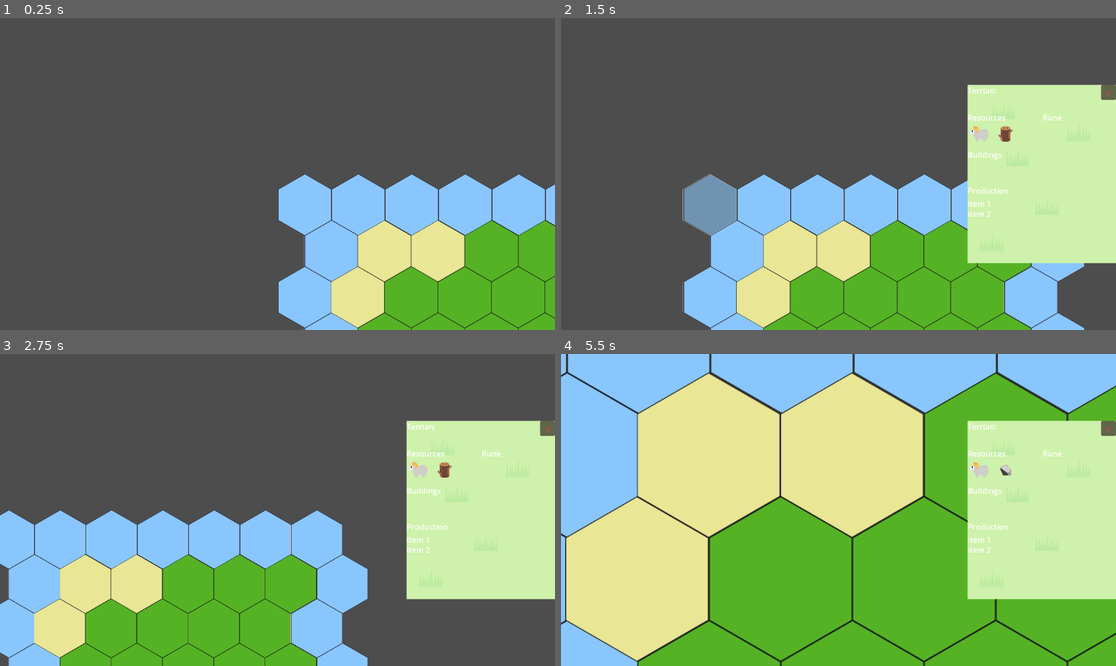
Above: before the commit, frames 1-4 (two rows, left to right).
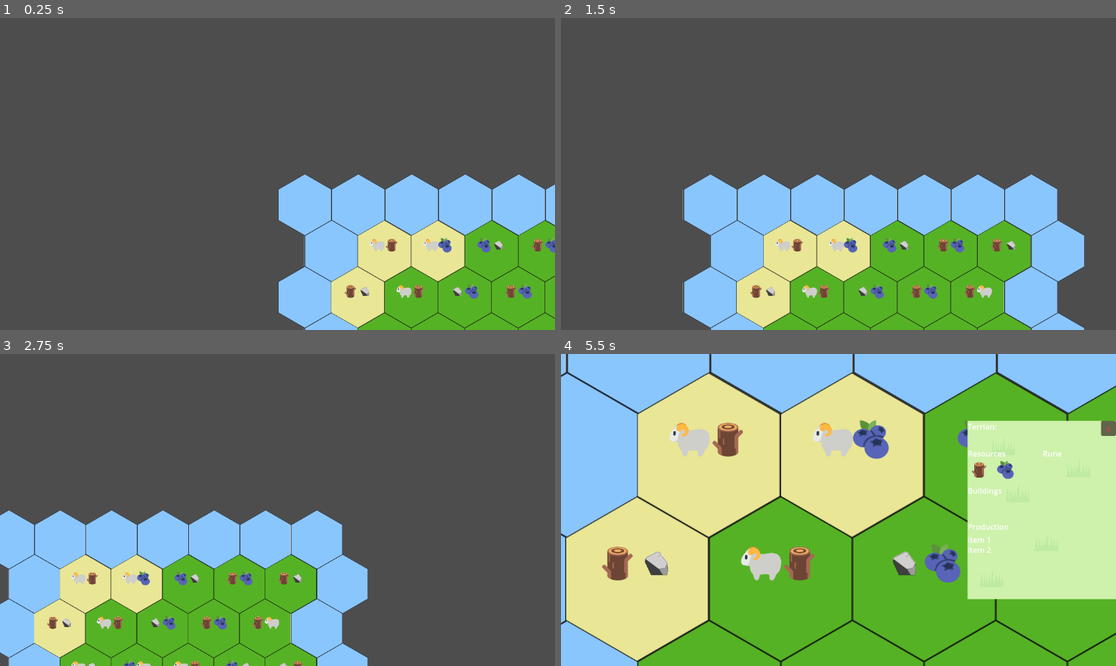
Above: after the commit, the same moments.

Repository: MSAkel/Hexbound
Game: Godot game, scene res://scenes/test/test_scene_terrain_gen.tscn
The game is run twice, just before and just after one commit, with the same random seed, the same clock (stepped at 60 frames per second) and the same inputs. This scene is started directly instead of the project's main scene.
Inputs (mouse positions are in pixels of both pictures, inside the frame that each line leads up to):
- Up to frame 1 (0.25 s): no input
- Up to frame 2 (1.5 s): tap Enter at 0.5 s; move the mouse to (960, 158) at 0.52 s; press the mouse at (960, 158) at 0.53 s; hold D (map_right) 0.53-1.25 s; release the mouse at (960, 158) at 1.25 s; drag from (727, 189) to (810, 236) at 1.27 s
- Up to frame 3 (2.75 s): tap Space at 2 s; move the mouse to (333, 441) at 2.02 s; hold D (map_right) from 2.03 s (still down); tap Mouse wheel down (mouse_zoom_out) at 2.1 s; click (333, 441) at 2.17 s
- Up to frame 4 (5.5 s): release D (map_right) at 2.75 s; drag from (810, 572) to (672, 463) at 2.77 s; move the mouse to (1005, 556) at 3.52 s; hold A (map_left) 3.53-4.25 s; hold = (zoom_in) 3.53-4.25 s; click (1005, 556) at 3.67 s; drag from (672, 463) to (755, 432) at 4.27 s; tap Enter at 5 s; move the mouse to (866, 510) at 5.02 s; press the mouse at (866, 510) at 5.03 s; hold S (map_down) from 5.03 s (still down)

The runs differ from the first frame. In frame 1, 1.0% of the frame differs, in the area x 62-100%, y 70-90%; in frame 2, 18%, in the area x 21-100%, y 21-90%; in frame 3, 17%; in frame 4, 4.7%.

Commit message:
Display resources on map

Diff:
--- a/hex_tile_map.gd
+++ b/hex_tile_map.gd
@@ -40,17 +40,17 @@
 		# Check if mouse click is within terrain boundaries
 		if map_coords.x >= 0 && map_coords.x < width && map_coords.y >= 0 && map_coords.y < height:
 			if event.button_mask == MOUSE_BUTTON_MASK_LEFT:
-				print(map_data[map_coords].get_tile_data())
 				var h: Hex = map_data[map_coords]
-				terrain_tile_ui._set_hex(h)
+				if h._terrain_type != hex.TerrainType.WATER:
+					terrain_tile_ui._set_hex(h)
 
-				# Remove the current overlay texture on selecting a different tile
-				if map_coords != selected_cell:
-					selection_overlay_layer.set_cell(selected_cell, -1)
+					# Remove the current overlay texture on selecting a different tile
+					if map_coords != selected_cell:
+						selection_overlay_layer.set_cell(selected_cell, -1)
 
-				# Apply overlay tile on selecting a tile
-				selection_overlay_layer.set_cell(map_coords, 0, Vector2i(0,0))
-				selected_cell = map_coords
+					# Apply overlay tile on selecting a tile
+					selection_overlay_layer.set_cell(map_coords, 0, Vector2i(0,0))
+					selected_cell = map_coords
 		else:
 			# Deselect active cell on clicking outside the map
 			selection_overlay_layer.set_cell(selected_cell, -1)
@@ -59,18 +59,35 @@
 	for x in width:
 		for y in height:
 			var h : Hex = map_data[Vector2i(x, y)]
-			resource_list.shuffle()  # Randomize the order of the array
-			var tile_resources: Array[ResourceData] = resource_list.slice(0, 2)
-			h.resource_1 = tile_resources[0]
-			h.resource_2 = tile_resources[1]
 
-	#for x in width:
-		#for y in height:
-			#var h: Hex = map_data[Vector2i(x,y)]
-			#
-			#match h._terrain_type:
-				#hex.TerrainType.FIELDS:
-					#h.
+			# generate 2 resources on each tile except water
+			if h._terrain_type != hex.TerrainType.WATER:
+				resource_list.shuffle()  # Randomize the order of the array
+				var tile_resources: Array[ResourceData] = resource_list.slice(0, 2)
+				h.resource_1 = tile_resources[0]
+				h.resource_2 = tile_resources[1]
+
+				# Geneate resource icons on the tiles
+				var base_pos := base_layer.map_to_local(Vector2i(x, y))
+				var set_icon_size := Vector2(64, 64)
+
+
+				var resource_icon_1 := Sprite2D.new()
+				resource_icon_1.texture = tile_resources[0].icon
+				resource_icon_1.position = base_pos + Vector2(-30, -24)
+
+				var texture_size_1 := resource_icon_1.texture.get_size()
+				resource_icon_1.scale = set_icon_size / texture_size_1
+				add_child(resource_icon_1)
+
+				var resource_icon_2 := Sprite2D.new()
+				resource_icon_2.texture = tile_resources[1].icon
+				resource_icon_2.position = base_pos + Vector2(30, -24)
+
+				var texture_size_2 := resource_icon_2.texture.get_size()
+				resource_icon_2.scale = set_icon_size / texture_size_2
+				add_child(resource_icon_2)
+
 
 func generate_terrain() -> void:
 	# Initialize noise maps for terrain features
@@ -103,38 +120,14 @@
 
 	var noise_max := 0.0
 
-	#var mountain_noise := FastNoiseLite.new()
-
 	# Generate noise values
 	for x in width:
 		for y in height:
-			# Moving water to edge of map, disabled for now and using the more straightforward approach
-			# Calculate distance to center
-			#var center := Vector2(width / 2, height / 2)
-			#var distance := Vector2(x, y).distance_to(center)
-			#var max_distance := center.length()  # max possible distance in the map
-#
-			## Create falloff value: closer to edge = closer to 1
-			#var edge_falloff: float = clamp(distance / max_distance, 0.0, 1.0)
-#
-			## Sharpen the falloff with a curve
-			#edge_falloff = pow(edge_falloff, 3)  # stronger near edges
-#
-			## Apply falloff to terrain noise (push edge values down toward water)
-			#noise_map[x][y] *= (1.0 - edge_falloff)
-
-
 			# Base terrain
 			noise_map[x][y] = abs(base_noise.get_noise_2d(x, y))
 			noise_max = max(noise_max, noise_map[x][y])
 
-	#var terrain_ranges := [
-		#{ "min": 0.0, "max": noise_max / 10.0 * 7.5, "type": hex.TerrainType.FIELDS },
-		##{ "min": noise_max / 10.0 * 4.0, "max": noise_max / 10.0 * 4.5, "type": hex.TerrainType.FIELDS },
-		#{ "min": noise_max / 10.0 * 1.5, "max": noise_max + 0.05, "type": hex.TerrainType.FOREST }
-	#]
 	var terrain_ranges := [
-		#{ "min": 0.0, "max": noise_max / 10.0 * 0.2, "type": hex.TerrainType.WATER },
 		{ "min": 0, "max": noise_max / 10.0 * 4.5, "type": hex.TerrainType.FIELDS },
 		{ "min": noise_max / 10.0 * 2.0, "max": noise_max / 10.0 * 3, "type": hex.TerrainType.MOUNTAIN },
 		{ "min": noise_max / 10.0 * 1.5, "max": noise_max + 0.05, "type": hex.TerrainType.FOREST }
@@ -159,7 +152,8 @@
 
 			base_layer.set_cell(Vector2i(x, y), 0, terrain_textures[_hex._terrain_type])
 
-
+func generate_tile_icons() -> void:
+	pass
 
 # Used for setting camera boundaries
 func map_to_local(coords: Vector2i) -> Vector2i:
--- a/scenes/ui/resource.tscn
+++ b/scenes/ui/resource.tscn
@@ -11,13 +11,13 @@
 script = ExtResource("1_1a6om")
 
 [node name="Icon" type="Sprite2D" parent="."]
-scale = Vector2(0.202703, 0.202703)
+scale = Vector2(0.0540541, 0.054054)
 texture = ExtResource("2_52j84")
 
 [node name="Label" type="Label" parent="."]
 offset_left = -13.0
-offset_top = 16.0
+offset_top = 5.0
 offset_right = 16.0
-offset_bottom = 28.0
+offset_bottom = 17.0
 text = "Berries"
 label_settings = SubResource("LabelSettings_xluhd")
Not shown, added: scenes/test/test_scene_terrain_gen.tscn180724081247.tmp
Not shown, added: scenes/test/test_scene_terrain_gen.tscn180730402814.tmp
